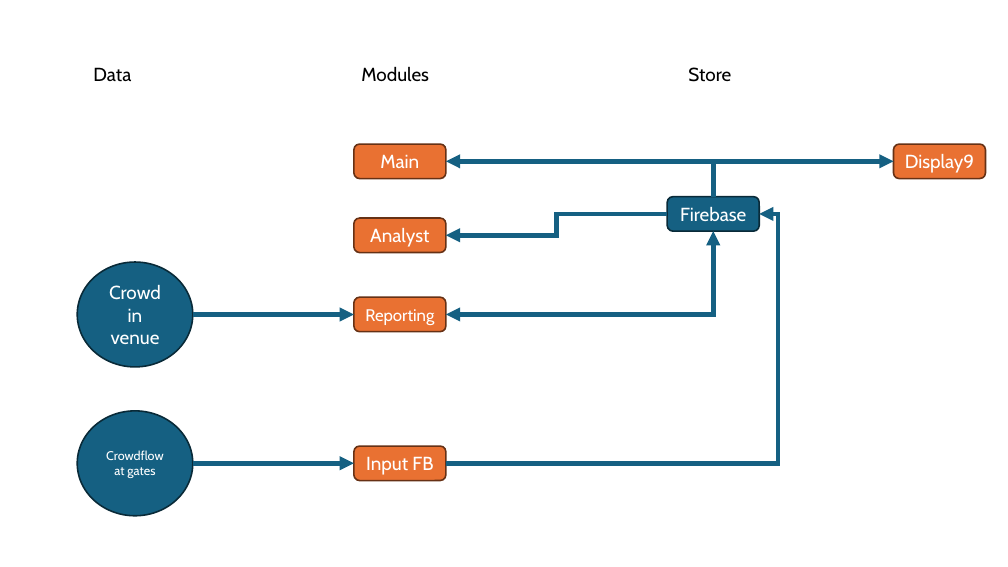
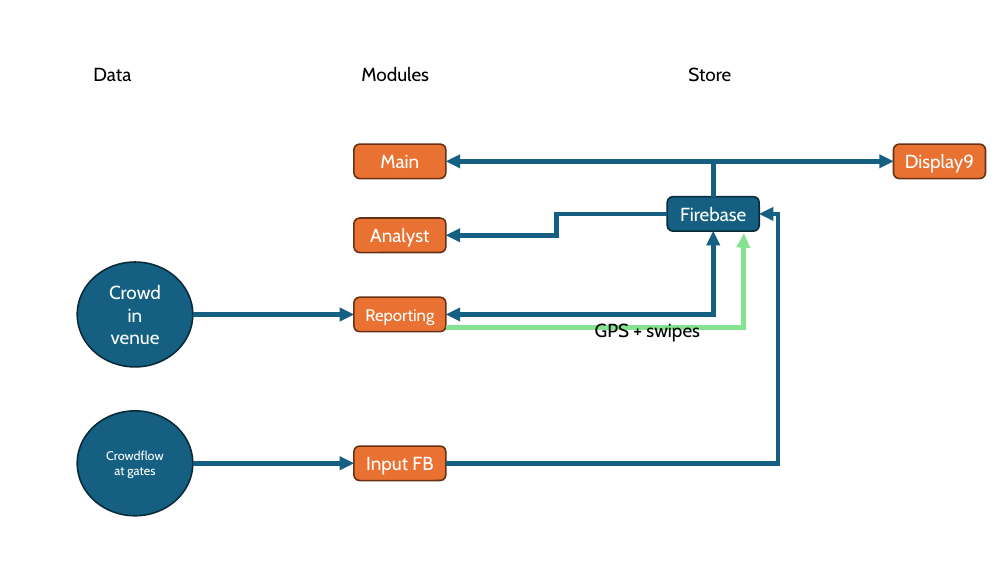
Before and after one commit to SandroSchmidt/SS24, a slide deck: slide 1 of documentation.pptx. Drawn at 1008x567 pixels with LibreOffice and Linux fonts; fonts in the diff are those of the drawing. Boxes give left, top, right and bottom in pixels: in the first picture for what was removed or moved away, otherwise in the second. Text is boxed around its words. In the diff, an @@ line names an element or a change of style, - is before the commit and + after.

```diff
--- a/documentation.pptx
+++ b/documentation.pptx
@@ elbow arrow added from (446, 327) to (744, 234), #84E291 4.5 pt @@
@@ text added at bbox=[595, 323, 700, 342], 18 pt, text #000000 @@
+GPS + swipes
```
Also in this commit, not shown: 6 other files.
